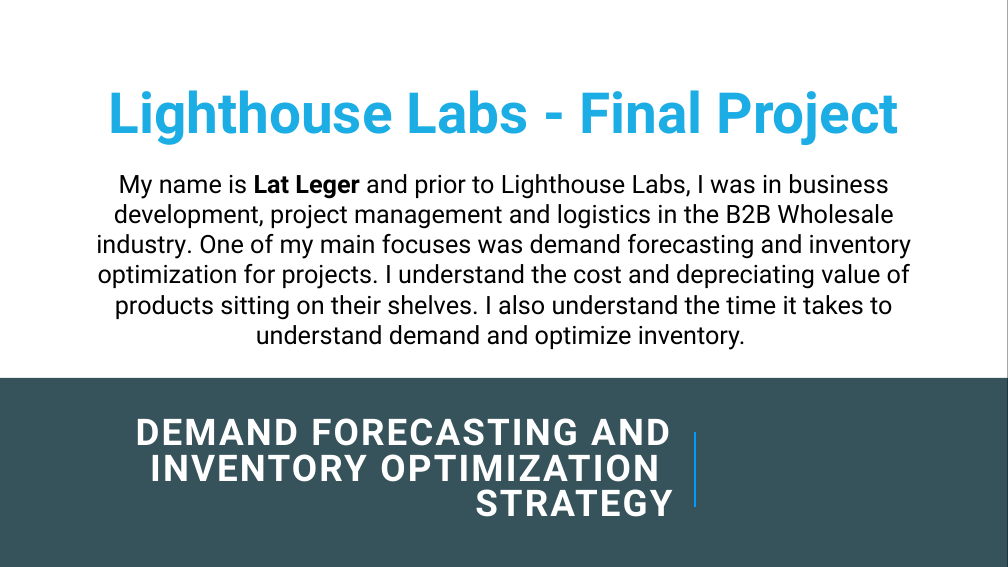
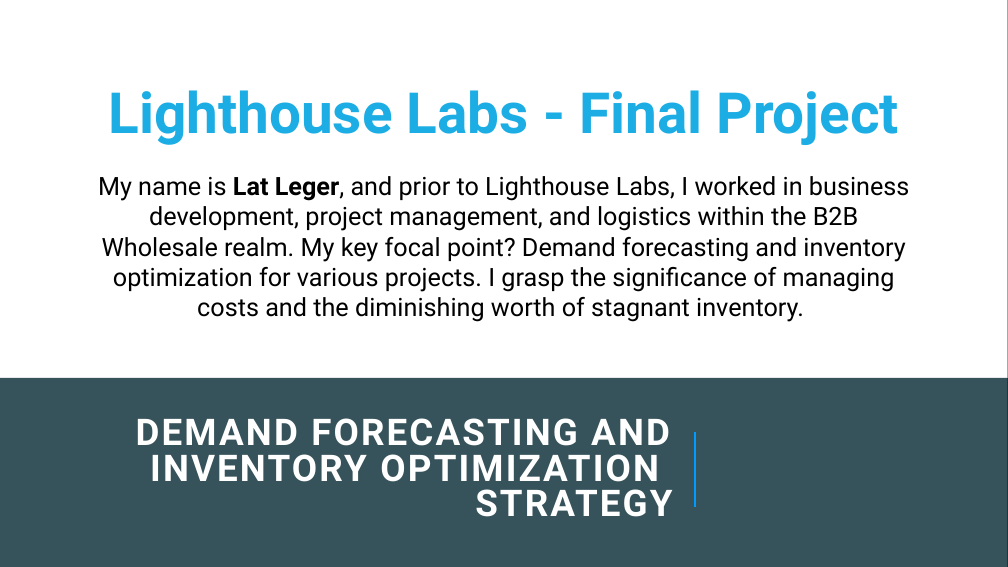
Before and after one commit to latleger/LHL-Project-Final, a slide deck: slide 1 of presentation/Presentation.pptm. Drawn at 1008x567 pixels with LibreOffice and Linux fonts; fonts in the diff are those of the drawing. Boxes give left, top, right and bottom in pixels: in the first picture for what was removed or moved away, otherwise in the second. Text is boxed around its words. In the diff, an @@ line names an element or a change of style, - is before the commit and + after.

Commit message:
upload documents 15

```diff
--- a/presentation/Presentation.pptm
+++ b/presentation/Presentation.pptm
@@ text at [98, 176, 909, 322]: text changed @@
-My name is Lat Leger and prior to Lighthouse Labs, I was in business development, project management and logistics in the B2B Wholesale industry. One of my main focuses was demand forecasting and inventory optimization for projects. I understand the cost and depreciating value of products sitting on their shelves. I also understand the time it takes to understand demand and optimize inventory.
+My name is Lat Leger, and prior to Lighthouse Labs, I worked in business development, project management, and logistics within the B2B Wholesale realm. My key focal point? Demand forecasting and inventory optimization for various projects. I grasp the significance of managing costs and the diminishing worth of stagnant inventory.
```
